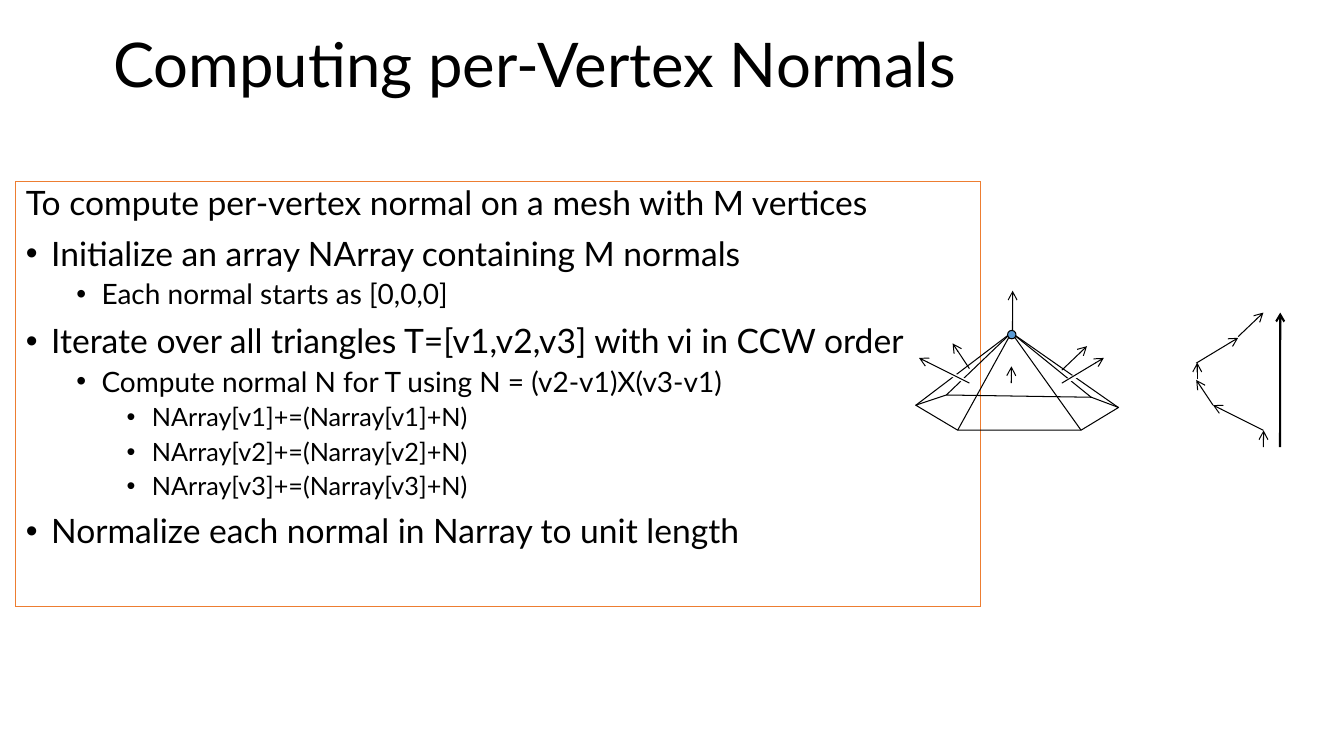
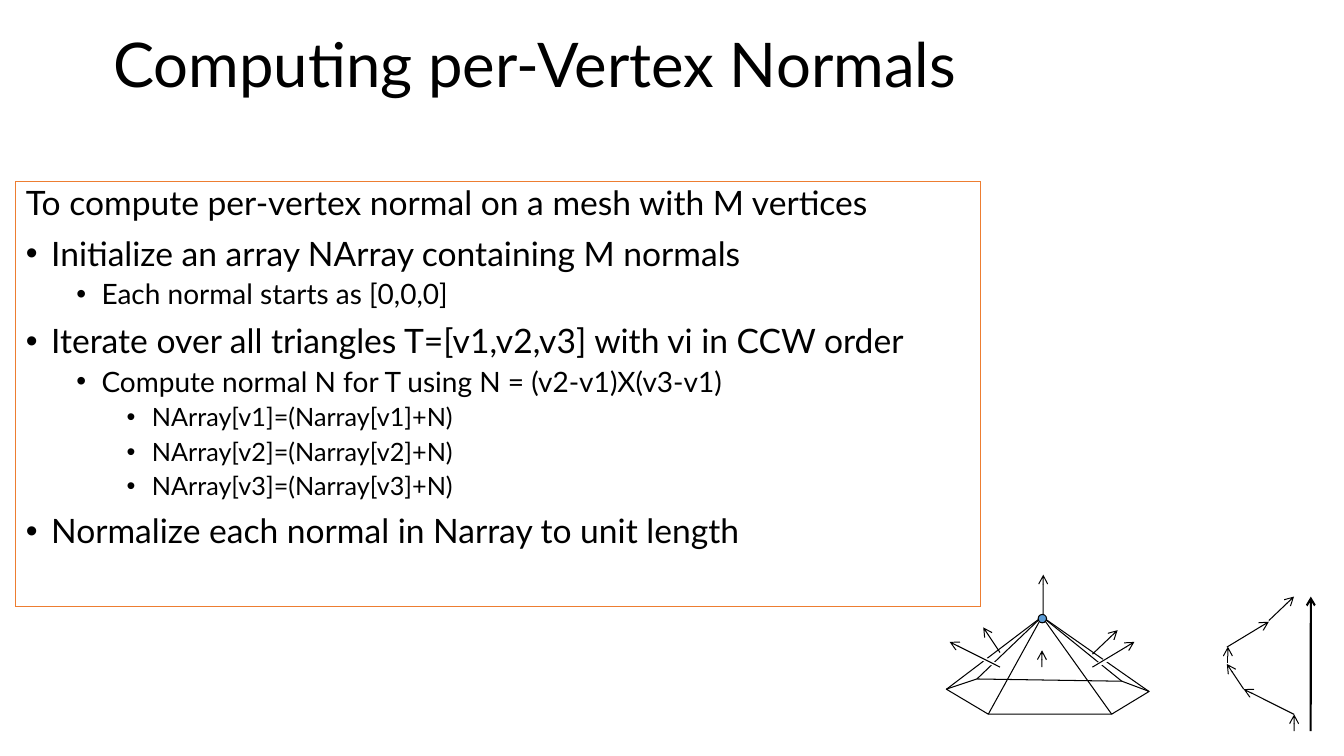
Before and after one commit to illinois-cs418/cs418CourseMaterial, a slide deck: slide 10 of Lectures/CS418-Lecture11-SurfaceNormals.pptx. Drawn at 1344x756 pixels with LibreOffice and Linux fonts; fonts in the diff are those of the drawing. Boxes give left, top, right and bottom in pixels: in the first picture for what was removed or moved away, otherwise in the second. Text is boxed around its words. In the diff, an @@ line names an element or a change of style, - is before the commit and + after.

```diff
--- a/Lectures/CS418-Lecture11-SurfaceNormals.pptx
+++ b/Lectures/CS418-Lecture11-SurfaceNormals.pptx
@@ text at <box>152,406,453,499</box>: text changed @@
-    • NArray[v1]+=(Narray[v1]+N)
-    • NArray[v2]+=(Narray[v2]+N)
-    • NArray[v3]+=(Narray[v3]+N)
+    • NArray[v1]=(Narray[v1]+N)
+    • NArray[v2]=(Narray[v2]+N)
+    • NArray[v3]=(Narray[v3]+N)
@@ 15 arrows, 6 lines, 1 freeform shape, 1 ellipse: place and size @@
-15 arrows, 6 lines, 1 freeform shape, 1 ellipse at <box>915,290,1280,448</box>
+15 arrows, 6 lines, 1 freeform shape, 1 ellipse at <box>947,575,1311,731</box>
```
Also in this commit, not shown: 1 other slide changed, 2 slides added.
